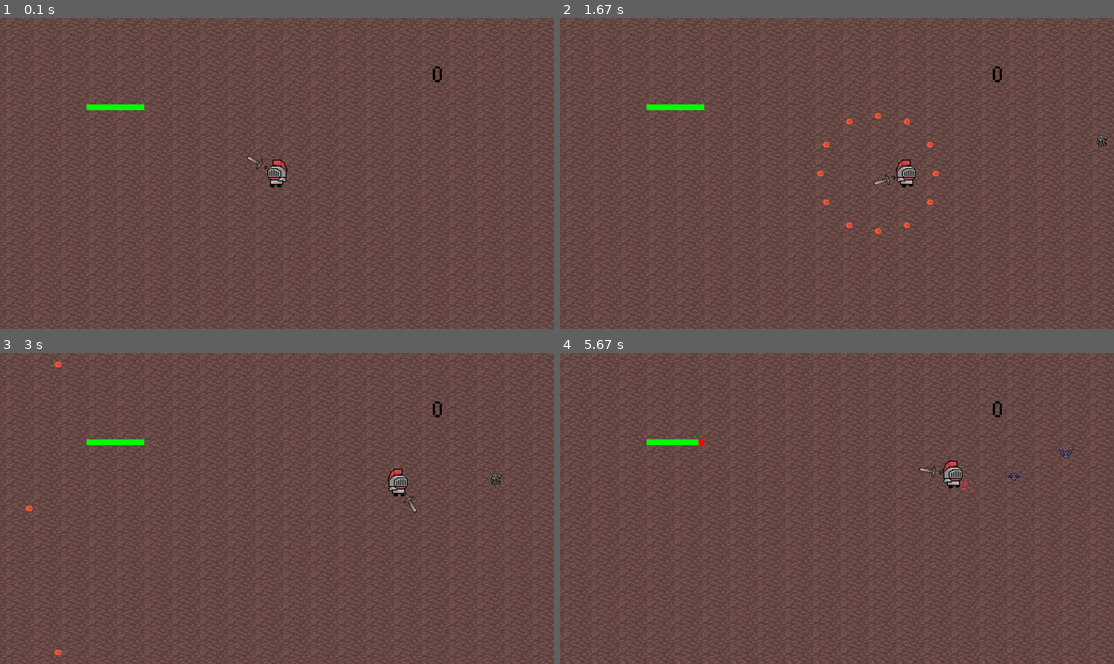
Above: before the commit, frames 1-4 (two rows, left to right).
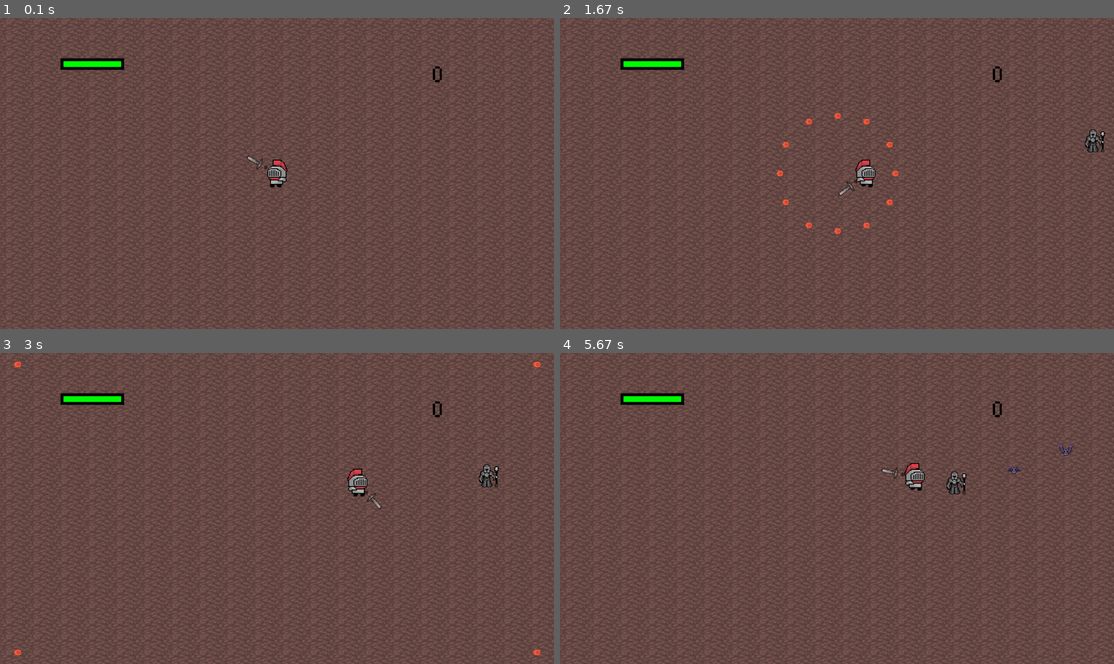
Above: after the commit, the same moments.

Repository: enrico-dibacco/PyGame-Project-3Q
Game: pygame game, started from main.py
Same seed, same stepped clock (60 frames per second), same inputs: the game is played once before the commit and once after it.
Inputs (mouse positions are in pixels of both pictures, inside the frame that each line leads up to):
- Up to frame 1 (0.1 s): no input
- Up to frame 2 (1.67 s): hold H 0.33-0.8 s; hold D 0.33-0.8 s; move the mouse to (814, 189) at 0.37 s; hold H 0.83-1.3 s; hold Right 0.83-1.3 s; hold Q from 1.33 s (still down); hold D from 1.33 s (still down); move the mouse to (842, 195) at 1.37 s
- Up to frame 3 (3 s): release Q at 1.8 s; release D at 1.8 s; click (105, 461) at 1.88 s; hold D 2.17-2.63 s; click (105, 583) at 2.25 s; hold W 2.67-2.97 s; click (481, 617) at 2.75 s
- Up to frame 4 (5.67 s): hold D 3-3.47 s; click (692, 393) at 3.08 s; hold A 3.5-4.03 s; click (704, 446) at 3.58 s; hold S 4.07-4.37 s; click (809, 589) at 4.15 s; hold A 4.4-4.8 s; click (837, 545) at 4.48 s; hold W 4.83-5.2 s; click (1047, 626) at 4.92 s; hold D from 5.23 s (still down); click (759, 443) at 5.32 s

The runs differ from the first frame. In frame 1, 0.7% of the frame differs, in the area x 10-27%, y 12-30%; in frame 2, 1.9%; in frame 3, 1.6%; in frame 4, 10%, in the area x 0-100%, y 0-100%.

Commit message:
added knockback sound back, made a settings menu which can be triggered with H

Diff:
--- a/enemy.py
+++ b/enemy.py
@@ -18,7 +18,7 @@
                 pg.image.load("mageanimation/mage1.png").convert_alpha(),
                 pg.image.load("mageanimation/mage2.png").convert_alpha()
             ]
-            self.frames = [pg.transform.scale(f, (50, 50)) for f in self.frames]
+            self.frames = [pg.transform.scale(f, (100, 100)) for f in self.frames]
         else:
             # Load standard enemy animation
             self.frames = [
--- a/healthbar.py
+++ b/healthbar.py
@@ -11,5 +11,6 @@
 
     def draw(self, screen):
         ratio = self.current_health / self.max_health
+        pygame.draw.rect(screen,(0,0,0),(self.x-10,self.y-10,self.w+20,self.h+20))
         pygame.draw.rect(screen, (255, 0, 0), (self.x, self.y, self.w, self.h))
         pygame.draw.rect(screen, (0, 255, 0), (self.x, self.y, self.w * ratio, self.h))
--- a/main.py
+++ b/main.py
@@ -8,6 +8,7 @@
 from score import Score
 from healthbar import HealthBar
 from fireball import Fireball
+
 class Particle(pg.sprite.Sprite):
     def __init__(self, pos):
         super().__init__()
@@ -31,7 +32,7 @@
 score = Score("fonts/munro.ttf", font_size=80, color=(0, 0, 0), position=(1500, 150))
 background = pg.transform.scale(pg.image.load("envrioment/rockfloor.png").convert(), (1920, 1080))
 clock = pg.time.Clock()
-healthb = HealthBar(300, 300, 200, 20, 100)
+healthb = HealthBar(220, 150, 200, 20, 100)
 player = Player((960, 540))
 all_sprites = pg.sprite.Group(player)
 enemy_group = pg.sprite.Group()
@@ -49,9 +50,19 @@
 ]
 
 original_death_sound = pg.mixer.Sound("sfx/death.wav")
+knockback_sound = pg.mixer.Sound("sfx/knockback.wav")
+blipSelect_sound = pg.mixer.Sound("sfx/blipSelect.wav")
 
 shake_timer = 0
 shake_magnitude = 8
+
+enemy_projectiles = pg.sprite.Group()
+player.enemy_projectiles = enemy_projectiles
+
+show_settings = False
+music_volume = 0.1
+sfx_volume = 0.5
+font = pg.font.Font("fonts/munro.ttf", 36)
 
 def play_sound(soundname, volume=0.5, loop=False):
     sound = pg.mixer.Sound(f"{soundname}")
@@ -71,6 +82,7 @@
     arr = np.interp(np.linspace(0, orig_len, new_len), np.arange(orig_len), arr).astype(arr.dtype)
     stereo_arr = np.column_stack((arr, arr))
     sound_variant = pg.sndarray.make_sound(stereo_arr)
+    sound_variant.set_volume(sfx_volume)
     sound_variant.play()
 
 def launch_fireballs(origin):
@@ -83,79 +95,114 @@
     for _ in range(count):
         particles.add(Particle(pos))
 
-play_sound("music/bossphaseone.wav", 0.1, True)
+pg.mixer.music.load("music/bossphaseone.wav")
+pg.mixer.music.set_volume(music_volume)
+pg.mixer.music.play(-1)
 
 while True:
     dt = clock.tick(60)
     spawn_timer += dt
 
     for event in pg.event.get():
-        if event.type == pg.QUIT or (event.type == pg.KEYDOWN and event.key == pg.K_ESCAPE):
+        if event.type == pg.QUIT or (event.type == pg.KEYDOWN and (event.key == pg.K_ESCAPE or event.key == pg.K_TAB)):
             pg.quit()
             exit()
-        if event.type == pg.MOUSEBUTTONDOWN and event.button == 1:
-            player.swing_timer = 6
-        if event.type == pg.KEYDOWN and event.key == pg.K_q:
-            now = pg.time.get_ticks()
-            if now - last_fireball_time >= FIREBALL_COOLDOWN:
-                launch_fireballs(player.rect.center)
-                last_fireball_time = now
-
-    keys = pg.key.get_pressed()
-    all_sprites.update(keys)
-    fireballs.update()
-    enemy_group.update()
-    particles.update()
-
-    if spawn_timer >= SPAWN_INTERVAL:
-        special = random.random() < 0.3
-        enemy = Enemy(1920, 1080, player, special)
-        enemy_group.add(enemy)
-        spawn_timer = 0
-
-    for fireball in fireballs:
+        if event.type == pg.KEYDOWN:
+            if event.key == pg.K_h:
+                show_settings = not show_settings
+            elif show_settings:
+                if event.key == pg.K_LEFT:
+                    music_volume = max(0.0, music_volume - 0.05)
+                    pg.mixer.music.set_volume(music_volume)
+                    play_random_pitch(blipSelect_sound)
+                elif event.key == pg.K_RIGHT:
+                    music_volume = min(1.0, music_volume + 0.05)
+                    pg.mixer.music.set_volume(music_volume)
+                    play_random_pitch(blipSelect_sound)
+                elif event.key == pg.K_DOWN:
+                    sfx_volume = max(0.0, sfx_volume - 0.05)
+                    play_random_pitch(blipSelect_sound)
+                elif event.key == pg.K_UP:
+                    sfx_volume = min(1.0, sfx_volume + 0.05)
+                    play_random_pitch(blipSelect_sound)
+        if not show_settings:
+            if event.type == pg.MOUSEBUTTONDOWN and event.button == 1:
+                player.swing_timer = 6
+            if event.type == pg.KEYDOWN and event.key == pg.K_q:
+                now = pg.time.get_ticks()
+                if now - last_fireball_time >= FIREBALL_COOLDOWN:
+                    launch_fireballs(player.rect.center)
+                    last_fireball_time = now
+
+    if not show_settings:
+        keys = pg.key.get_pressed()
+        all_sprites.update(keys)
+        fireballs.update()
+        enemy_group.update()
+        particles.update()
+        enemy_projectiles.update()
+
+        if spawn_timer >= SPAWN_INTERVAL:
+            special = random.random() < 0.3
+            enemy = Enemy(1920, 1080, player, special)
+            enemy_group.add(enemy)
+            spawn_timer = 0
+
+        for fireball in fireballs:
+            for enemy in enemy_group:
+                if fireball.rect.colliderect(enemy.rect):
+                    spawn_particles(enemy.rect.center)
+                    enemy.kill()
+                    score.add(50)
+                    fireball.kill()
+                    play_random_pitch(original_death_sound)
+                    shake_timer = 8
+
         for enemy in enemy_group:
-            if fireball.rect.colliderect(enemy.rect):
-                spawn_particles(enemy.rect.center)
-                enemy.kill()
-                score.add(50)
-                fireball.kill()
-                play_random_pitch(original_death_sound)
-                shake_timer = 8
-
-    for enemy in enemy_group:
-        if enemy.state == "approaching" and not enemy.is_special:
-            if player.shield_collides(enemy.rect):
+            if enemy.state == "approaching" and not enemy.is_special:
+                if player.shield_collides(enemy.rect):
+                    spawn_particles(enemy.rect.center)
+                    enemy.kill()
+                    score.add(100)
+                    play_random_pitch(original_death_sound)
+                    shake_timer = 8
+
+        if player.swing_timer > 0:
+            for enemy in enemy_group:
+                if enemy.state == "approaching" and enemy.is_special:
+                    if player.shield_collides(enemy.rect):
+                        score.add(50)
+                        enemy.knockback()
+                        play_random_pitch(knockback_sound)
+
+        for enemy in enemy_group:
+            if enemy.state == "vulnerable" and player.shield_collides(enemy.rect):
                 spawn_particles(enemy.rect.center)
                 enemy.kill()
                 score.add(100)
                 play_random_pitch(original_death_sound)
                 shake_timer = 8
-
-    if player.swing_timer > 0:
-        for enemy in enemy_group:
-            if enemy.state == "approaching" and enemy.is_special:
-                if player.shield_collides(enemy.rect):
-                    score.add(50)
-                    enemy.knockback()
-
-    for enemy in enemy_group:
-        if enemy.state == "vulnerable" and player.shield_collides(enemy.rect):
-            spawn_particles(enemy.rect.center)
-            enemy.kill()
-            score.add(100)
-            play_random_pitch(original_death_sound)
-            shake_timer = 8
-        if player.player_collides(enemy.rect):
-            player.health -= 10
-            healthb.current_health = player.health
-            spawn_particles(enemy.rect.center)
-            enemy.kill()
-            shake_timer = 8
-            if player.health <= 0:
-                print("Game Over")
-                pg.quit()
-                exit()
+            if player.player_collides(enemy.rect):
+                player.health -= 10
+                healthb.current_health = player.health
+                spawn_particles(enemy.rect.center)
+                enemy.kill()
+                shake_timer = 8
+                if player.health <= 0:
+                    print("Game Over")
+                    pg.quit()
+                    exit()
+
+        for fb in enemy_projectiles:
+            if player.player_collides(fb.rect):
+                player.health -= 10
+                healthb.current_health = player.health
+                fb.kill()
+                shake_timer = 8
+                if player.health <= 0:
+                    print("Game Over")
+                    pg.quit()
+                    exit()
 
     if shake_timer > 0:
         shake_offset = (random.randint(-shake_magnitude, shake_magnitude), random.randint(-shake_magnitude, shake_magnitude))
@@ -168,6 +215,39 @@
     fireballs.draw(screen)
     enemy_group.draw(screen)
     particles.draw(screen)
+    enemy_projectiles.draw(screen)
     healthb.draw(screen)
     score.draw(screen)
+
+    if show_settings:
+        settings_surface = pg.Surface((700, 400))
+        settings_surface.fill((230, 230, 230))
+        settings_surface.set_alpha(240)
+        screen.blit(settings_surface, (610, 300))
+
+        music_text = font.render(f"Music Volume: {int(music_volume * 100)}%", True, (0, 0, 0))
+        sfx_text = font.render(f"SFX Volume: {int(sfx_volume * 100)}%", True, (0, 0, 0))
+        screen.blit(music_text, (650, 340))
+        screen.blit(sfx_text, (650, 380))
+
+        # Draw sliders
+        pg.draw.rect(screen, (100, 100, 100), (650, 375, 200, 10))  # music bg
+        pg.draw.rect(screen, (160, 0, 160), (650, 375, int(music_volume * 200), 10))
+        pg.draw.rect(screen, (100, 100, 100), (650, 415, 200, 10))  # sfx bg
+        pg.draw.rect(screen, (255, 100, 0), (650, 415, int(sfx_volume * 200), 10))
+
+        controls_text = font.render("CONTROLS:", True, (0, 0, 0))
+        lines = [
+            "WASD = move",
+            "Mouse Left = Shield Bash",
+            "Q = Fireballs",
+            "H = Toggle Settings",
+            "Left/Right Arrows = Adjust Music Volume",
+            "Up/Down Arrows= Adjust SFX Volume"
+        ]
+        screen.blit(controls_text, (650, 450))
+        for i, line in enumerate(lines):
+            line_text = font.render(line, True, (0, 0, 0))
+            screen.blit(line_text, (670, 480 + i * 30))
+
     pg.display.flip()
Not shown, added: sfx/blipSelect.wav
Not shown, added: sfx/knockback.wav
